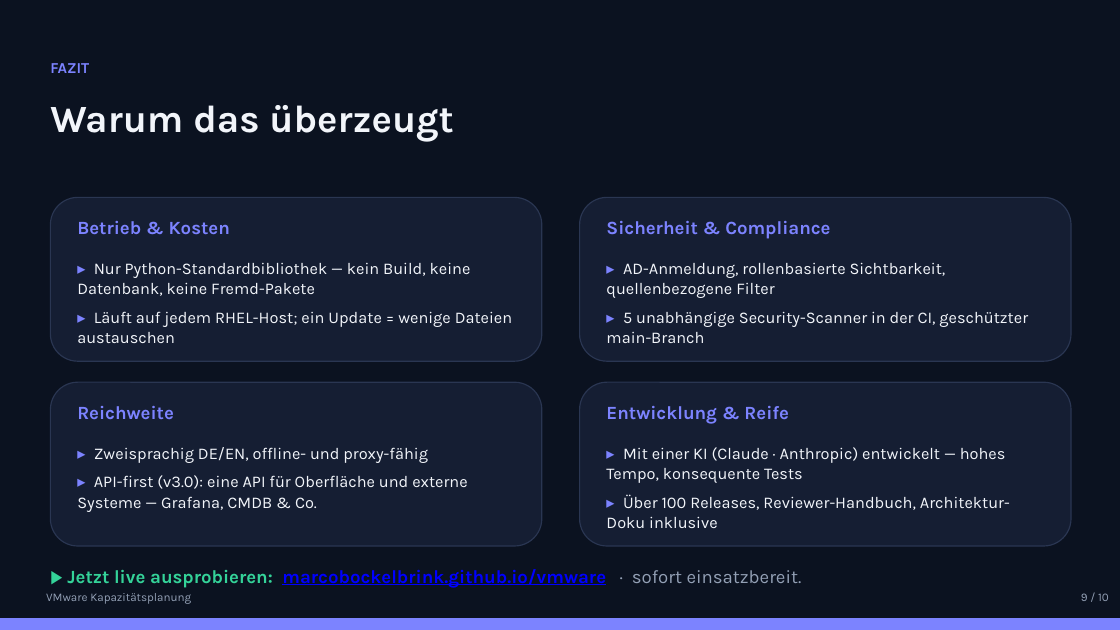
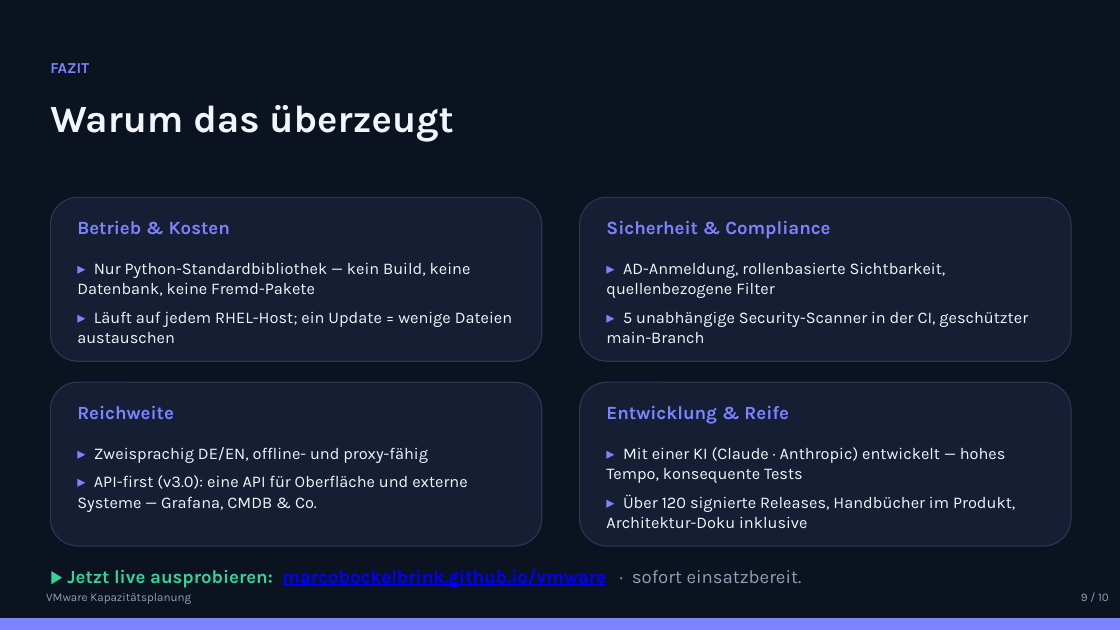
Before and after one commit to marcobockelbrink/marcobockelbrink.github.io, a slide deck: slide 9 of docs/praesentation/VMware-Kapazitaetsplanung.pptx. Drawn at 1120x630 pixels with LibreOffice and Linux fonts; fonts in the diff are those of the drawing. Boxes give left, top, right and bottom in pixels: in the first picture for what was removed or moved away, otherwise in the second. Text is boxed around its words. In the diff, an @@ line names an element or a change of style, - is before the commit and + after.

```diff
--- a/docs/praesentation/VMware-Kapazitaetsplanung.pptx
+++ b/docs/praesentation/VMware-Kapazitaetsplanung.pptx
@@ text at (606,494,1015,528): text changed @@
-▸ Über 100 Releases, Reviewer-Handbuch, Architektur-Doku inklusive
+▸ Über 120 signierte Releases, Handbücher im Produkt, Architektur-Doku inklusive
```
Also in this commit, not shown: 6 other slides changed, 9 other files.
